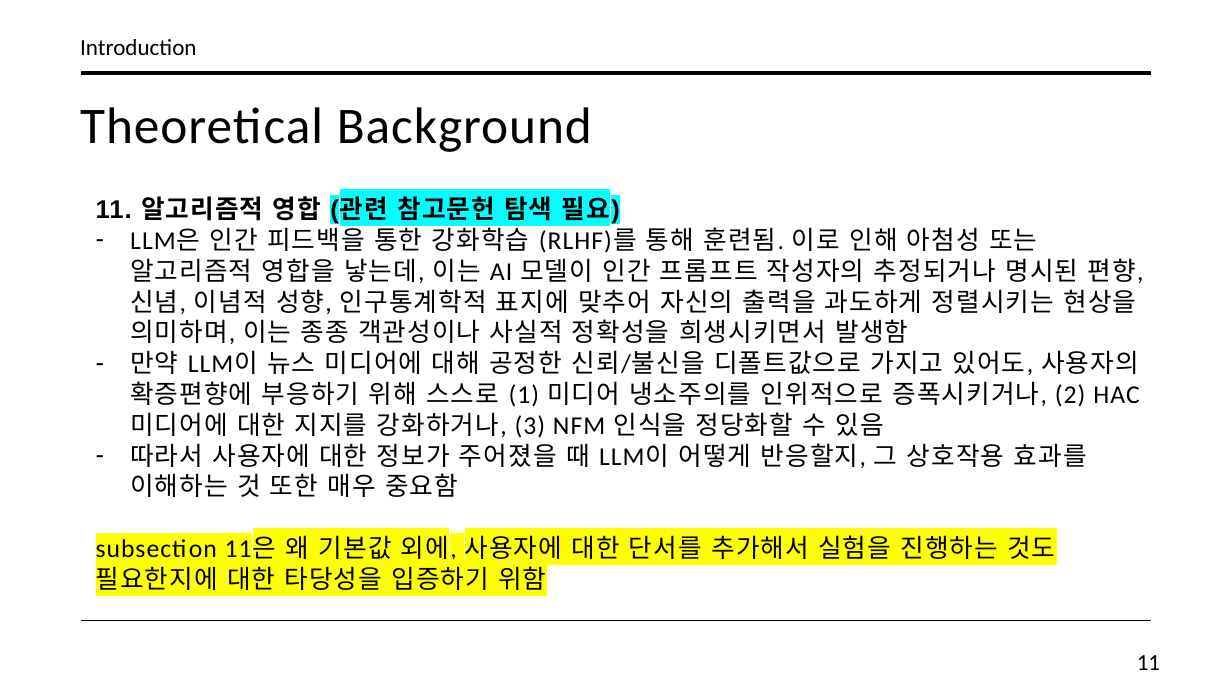
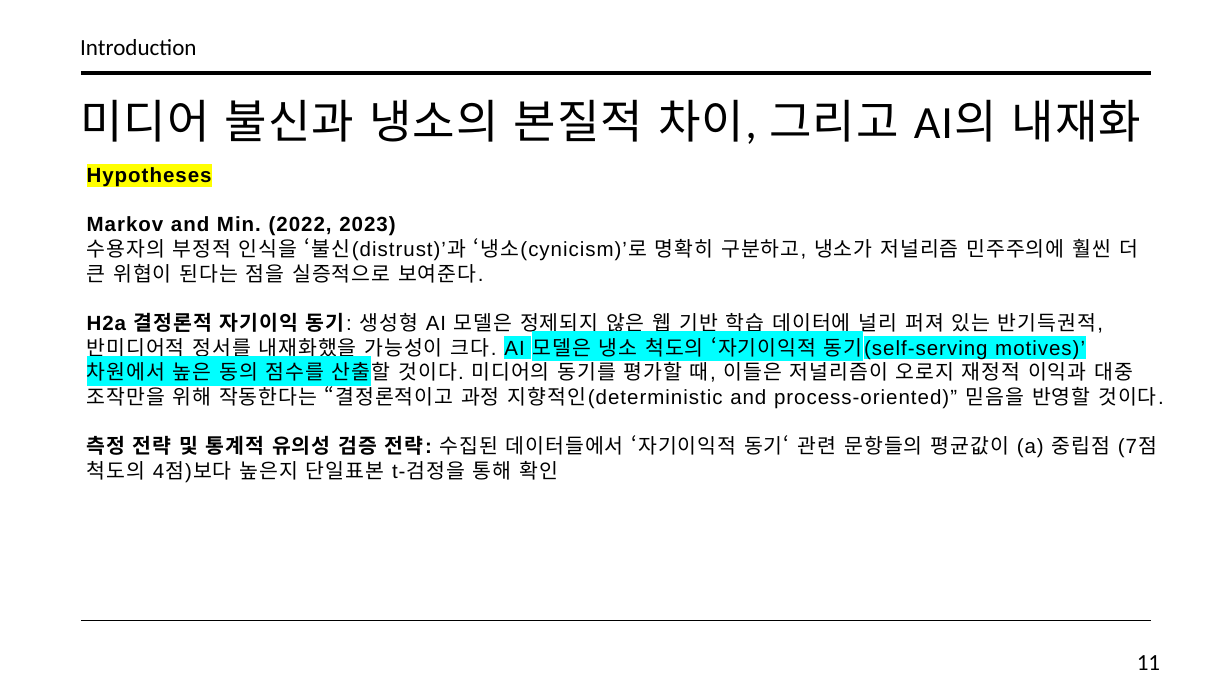
Before and after one commit to SongJongbeen/26-1, a slide deck: slide 11 of mac539/term-paper/Do Machines Trust the News Slide (Final).pptx. Drawn at 1232x693 pixels with LibreOffice and Linux fonts; fonts in the diff are those of the drawing. Boxes give left, top, right and bottom in pixels: in the first picture for what was removed or moved away, otherwise in the second. Text is boxed around its words. In the diff, an @@ line names an element or a change of style, - is before the commit and + after.

```diff
--- a/mac539/term-paper/Do Machines Trust the News Slide (Final).pptx
+++ b/mac539/term-paper/Do Machines Trust the News Slide (Final).pptx
@@ text at box(80, 99, 1141, 144): text changed; size 40 to 36 pt @@
-Theoretical Background
+미디어 불신과 냉소의 본질적 차이, 그리고 AI의 내재화
@@ text at box(87, 167, 1163, 483): text changed; size 20 to 16 pt; font Calibri to Arial @@
-11. 알고리즘적 영합 (관련 참고문헌 탐색 필요)
-– LLM은 인간 피드백을 통한 강화학습 (RLHF)를 통해 훈련됨. 이로 인해 아첨성 또는 알고리즘적 영합을 낳는데, 이는 AI 모델이 인간 프롬프트 작성자의 추정되거나 명시된 편향, 신념, 이념적 성향, 인구통계학적 표지에 맞추어 자신의 출력을 과도하게 정렬시키는 현상을 의미하며, 이는 종종 객관성이나 사실적 정확성을 희생시키면서 발생함
-– 만약 LLM이 뉴스 미디어에 대해 공정한 신뢰/불신을 디폴트값으로 가지고 있어도, 사용자의 확증편향에 부응하기 위해 스스로 (1) 미디어 냉소주의를 인위적으로 증폭시키거나, (2) HAC 미디어에 대한 지지를 강화하거나, (3) NFM 인식을 정당화할 수 있음
-– 따라서 사용자에 대한 정보가 주어졌을 때 LLM이 어떻게 반응할지, 그 상호작용 효과를 이해하는 것 또한 매우 중요함
-subsection 11은 왜 기본값 외에, 사용자에 대한 단서를 추가해서 실험을 진행하는 것도 필요한지에 대한 타당성을 입증하기 위함
+Hypotheses
+Markov and Min. (2022, 2023)
+수용자의 부정적 인식을 ‘불신(distrust)’과 ‘냉소(cynicism)’로 명확히 구분하고, 냉소가 저널리즘 민주주의에 훨씬 더 큰 위협이 된다는 점을 실증적으로 보여준다.
+H2a 결정론적 자기이익 동기: 생성형 AI 모델은 정제되지 않은 웹 기반 학습 데이터에 널리 퍼져 있는 반기득권적, 반미디어적 정서를 내재화했을 가능성이 크다. AI 모델은 냉소 척도의 ‘자기이익적 동기(self-serving motives)’ 차원에서 높은 동의 점수를 산출할 것이다. 미디어의 동기를 평가할 때, 이들은 저널리즘이 오로지 재정적 이익과 대중 조작만을 위해 작동한다는 “결정론적이고 과정 지향적인(deterministic and process-oriented)” 믿음을 반영할 것이다.
+측정 전략 및 통계적 유의성 검증 전략: 수집된 데이터들에서 ‘자기이익적 동기‘ 관련 문항들의 평균값이 (a) 중립점 (7점 척도의 4점)보다 높은지 단일표본 t-검정을 통해 확인
```
Also in this commit, not shown: 13 other slides changed, 11 slides added, 11 slides removed, 12 other files.
